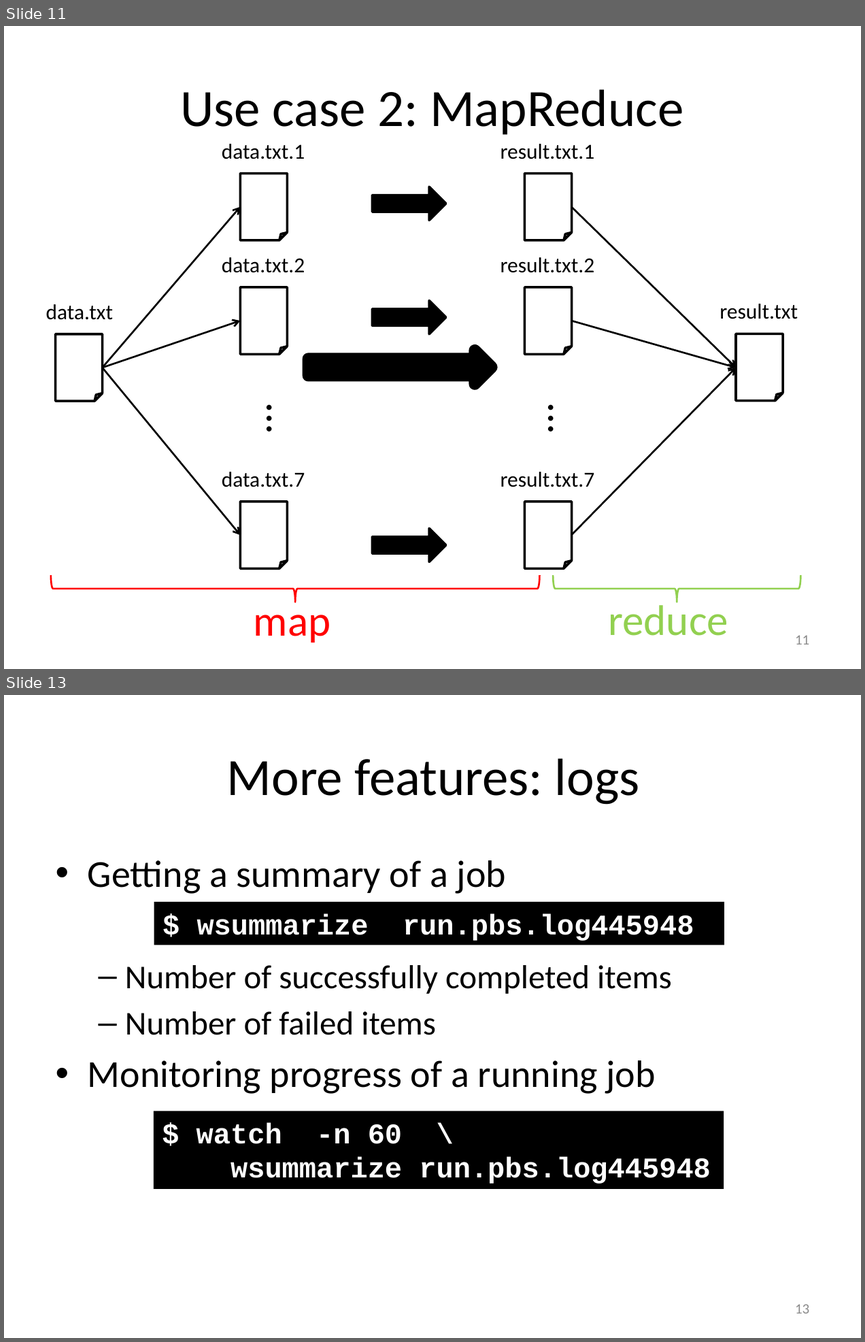
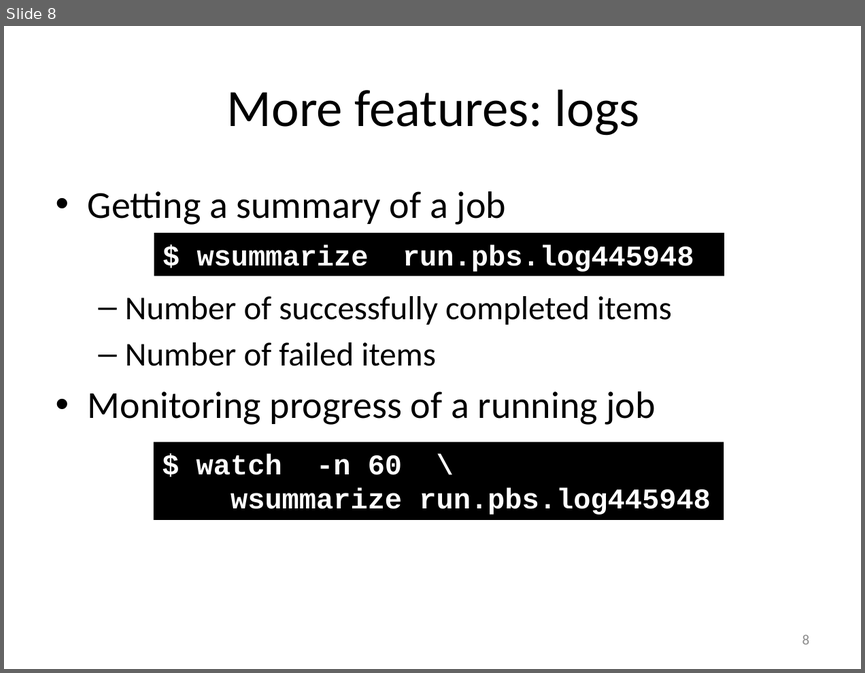
Before and after one commit to gjbex/atools, a slide deck: atools.pptx. Shown one above the other, each under a label of ours: slides 11 and 13 before the commit, slide 8 after it; the slides between them are not shown. The pictures are 865x1342 and 865x673 pixels, drawn with LibreOffice and Linux fonts; fonts in the diff are those of the drawing. Boxes give left, top, right and bottom in pixels: in the first picture for what was removed or moved away, otherwise in the second. Text is boxed around its words. In the diff, an @@ line names an element or a change of style, - is before the commit and + after.

```diff
--- a/atools.pptx
+++ b/atools.pptx
@@ slide 11 removed at [4,26,861,669], background #FFFFFF @@
@@ title removed at [180,89,683,135] @@
-Use case 2: MapReduce
@@ arrow removed from (571, 207) to (736, 367) @@
@@ text removed at [46,304,113,320] @@
-data.txt
@@ text removed at [719,303,798,319] @@
-result.txt
@@ arrow removed from (571, 320) to (736, 367) @@
@@ folded corner removed at [56,333,103,401] @@
@@ right arrow removed at [308,350,492,383] @@
@@ folded corner removed at [736,333,783,401] @@
@@ group removed at [103,144,305,569]: 4 texts, 3 folded corners, 3 arrows @@
-data.txt.1
-data.txt.2
-data.txt.7
-…
@@ arrow removed from (571, 535) to (736, 367) @@
@@ group removed at [373,144,595,569]: 4 texts, 3 folded corners, 3 right arrows @@
-result.txt.1
-result.txt.2
-result.txt.7
-…
@@ left brace removed at [51,575,539,601] @@
@@ left brace removed at [553,575,801,602] @@
@@ text removed at [254,599,331,642] @@
-map
@@ text removed at [608,599,728,635] @@
-reduce
@@ page number removed at [795,635,809,644] @@
-11
@@ what was slide 13 is now slide 8 @@
@@ page number at [802,635,810,644]: text changed @@
-13
+8
```
Also in this commit, not shown: 9 slides changed, 4 slides added, 9 other slides removed.
